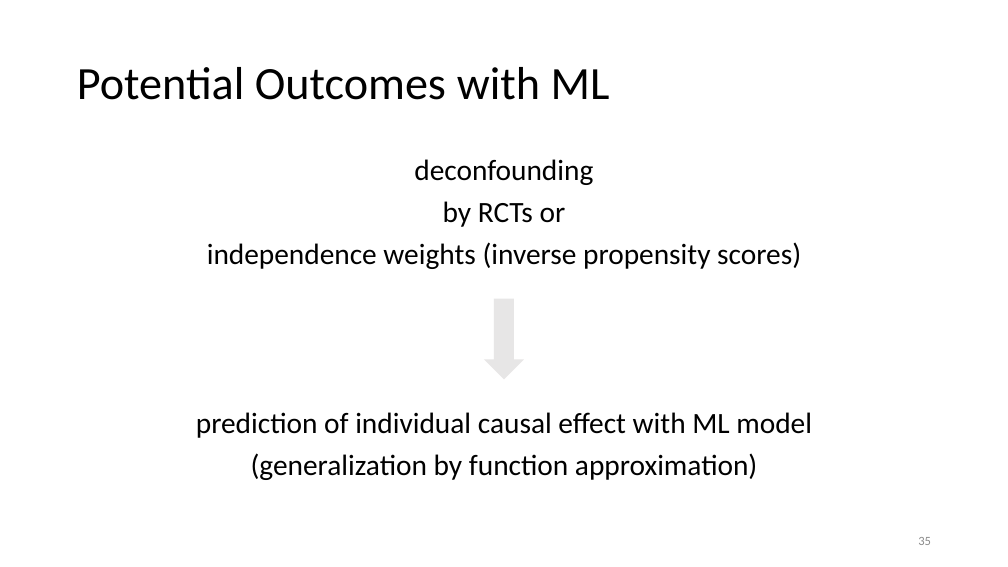
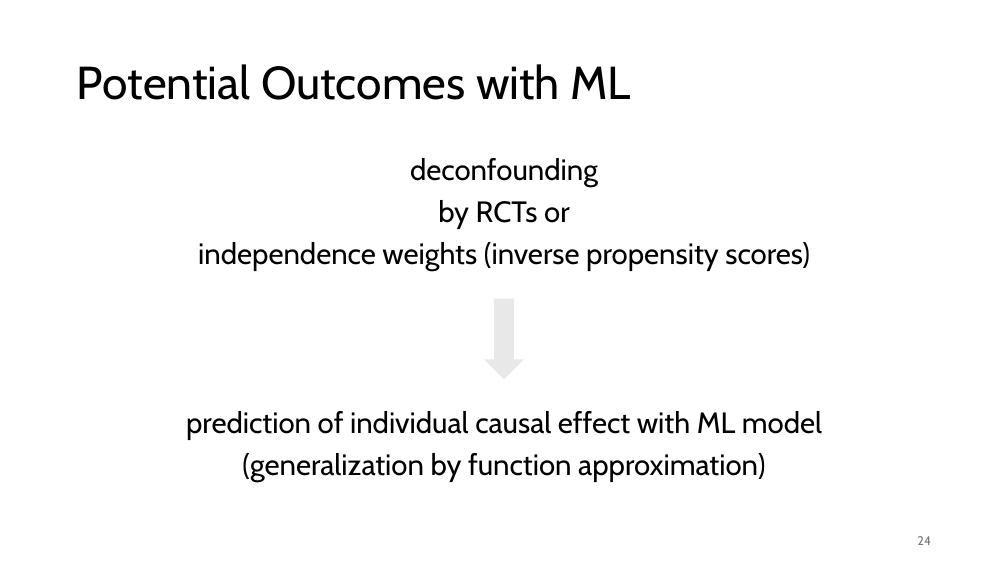
Before and after one commit to FelixWick/data_science, a slide deck: slide 24 of slides/10_causality.pptx (slide 35 before the commit). Drawn at 1008x567 pixels with LibreOffice and Linux fonts; fonts in the diff are those of the drawing. Boxes give left, top, right and bottom in pixels: in the first picture for what was removed or moved away, otherwise in the second. Text is boxed around its words. In the diff, an @@ line names an element or a change of style, - is before the commit and + after.

Commit message:
cleaned up causality

```diff
--- a/slides/10_causality.pptx
+++ b/slides/10_causality.pptx
@@ title "Potential Outcomes with ML" at bbox=[77, 64, 630, 100]: font Calibri to Cabin @@
@@ text "deconfounding": place and size @@
-text "deconfounding" at bbox=[70, 151, 939, 511]
+text "deconfounding" at bbox=[186, 158, 822, 483]
@@ text "deconfounding" at bbox=[186, 158, 822, 483]: font Calibri to Cabin; outline #FFFFFF 0.75 pt to none @@
@@ page number at bbox=[917, 536, 931, 545]: text changed; font Calibri to Cabin; text colour #8C8C8C to #797979 @@
-35
+24
```
Also in this commit, not shown: 22 other slides changed, 14 slides removed, 1 other file.
